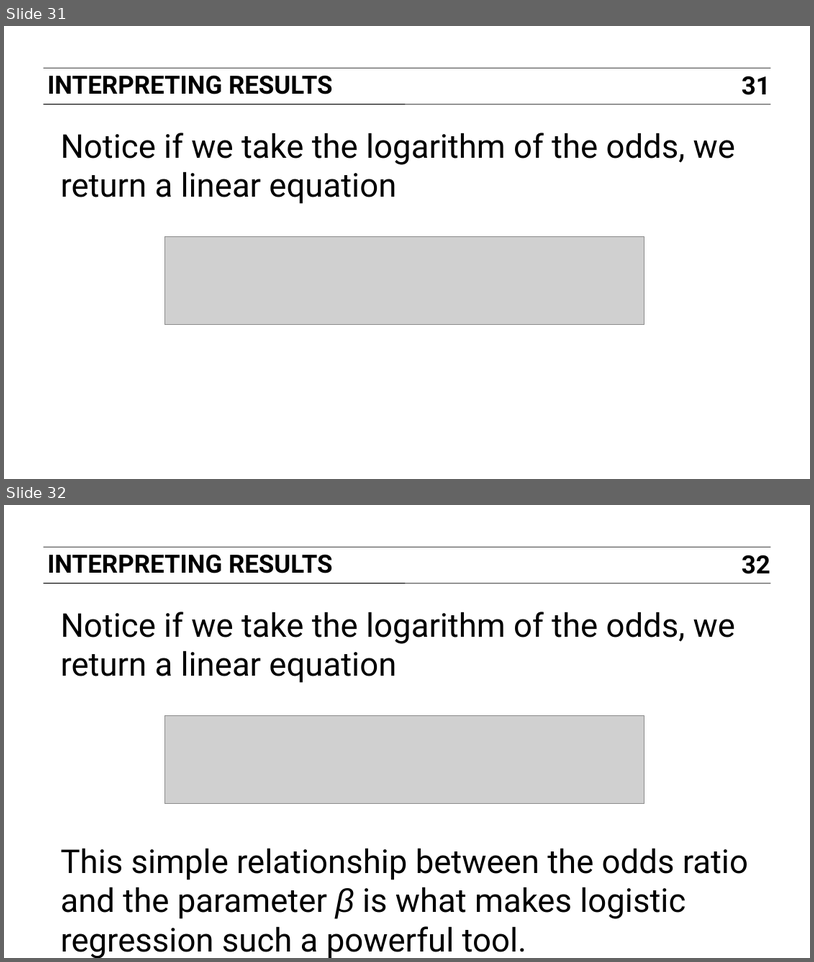
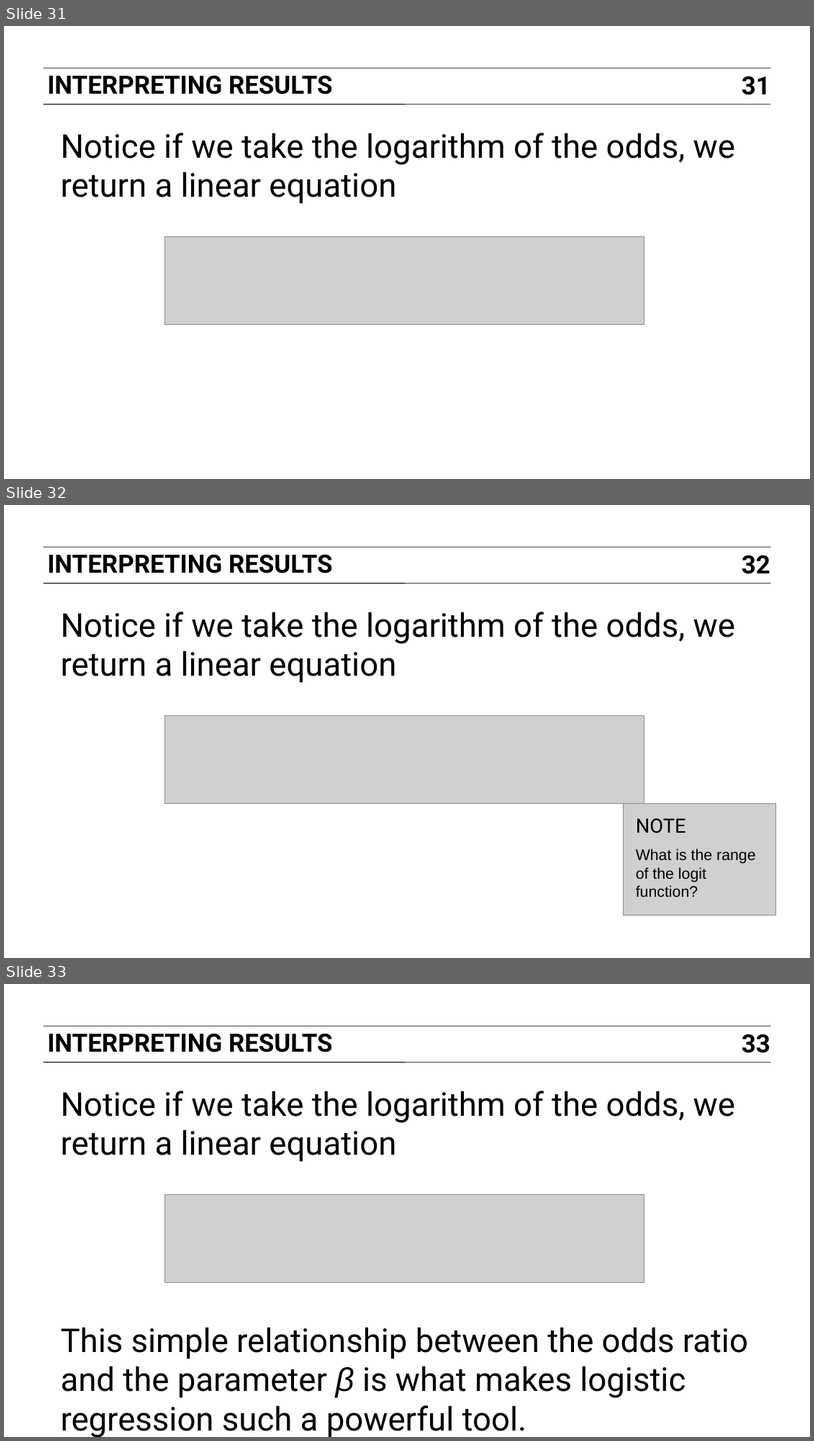
Before and after one commit to justmarkham/DAT3, a slide deck: slides/10_logistic_regression.pptx. Shown one above the other, each under a label of ours: slides 31 and 32 before the commit, slides 31, 32 and 33 after it. The pictures are 814x962 and 814x1441 pixels, drawn with LibreOffice and Linux fonts; fonts in the diff are those of the drawing; grey boxes stand for pictures. Boxes give left, top, right and bottom in pixels: in the first picture for what was removed or moved away, otherwise in the second. Text is boxed around its words. In the diff, an @@ line names an element or a change of style, - is before the commit and + after.

```diff
--- a/slides/10_logistic_regression.pptx
+++ b/slides/10_logistic_regression.pptx
@@ slide 32 added at bbox=[4, 505, 810, 958], background #FFFFFF; not listed: 2 template elements that a slide beside it also shows @@
@@ text added at bbox=[47, 554, 333, 573], 23 pt, text #000000, bold @@
+INTERPRETING RESULTS
@@ page number added at bbox=[742, 555, 771, 574], 23 pt, text #000000, bold @@
+32
@@ text added at bbox=[61, 612, 736, 683], 30 pt, text #000000 @@
+Notice if we take the logarithm of the odds, we return a linear equation
@@ picture added at bbox=[165, 716, 644, 805] @@
@@ picture added at bbox=[624, 804, 777, 915] @@
@@ text added at bbox=[636, 818, 687, 833], 18 pt, text #000000 @@
+NOTE
@@ text added at bbox=[636, 848, 756, 897], 14 pt, text #000000 @@
+What is the range of the logit function?
@@ what was slide 32 is now slide 33 @@
@@ page number at bbox=[742, 1034, 771, 1053]: text changed @@
-32
+33
```
Also in this commit, not shown: 1 other file.
